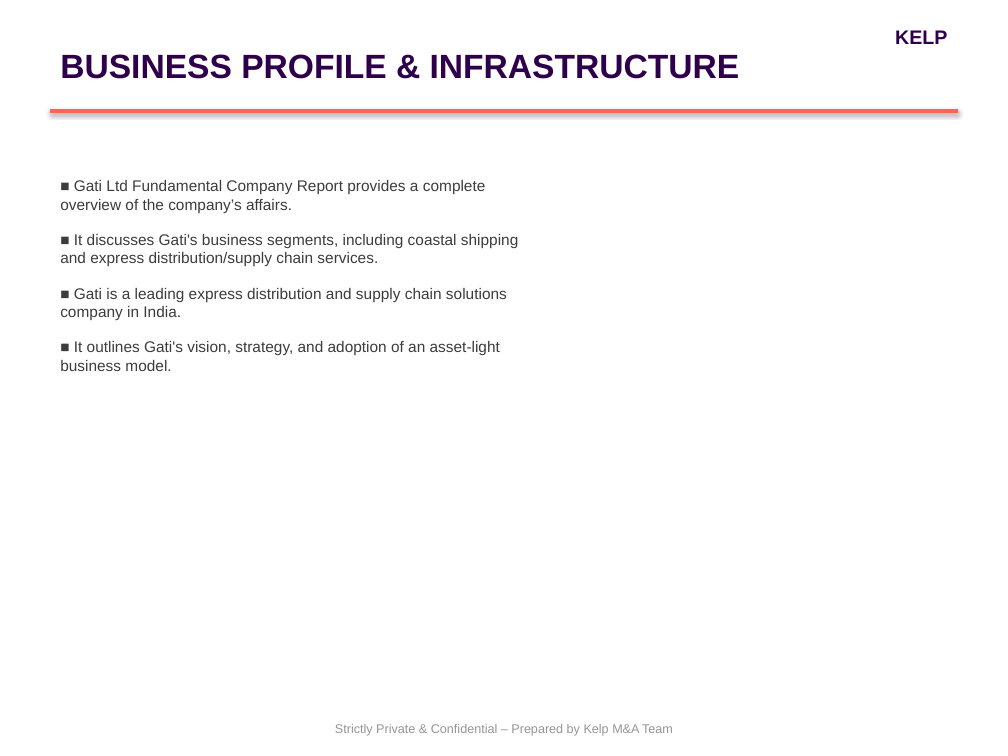
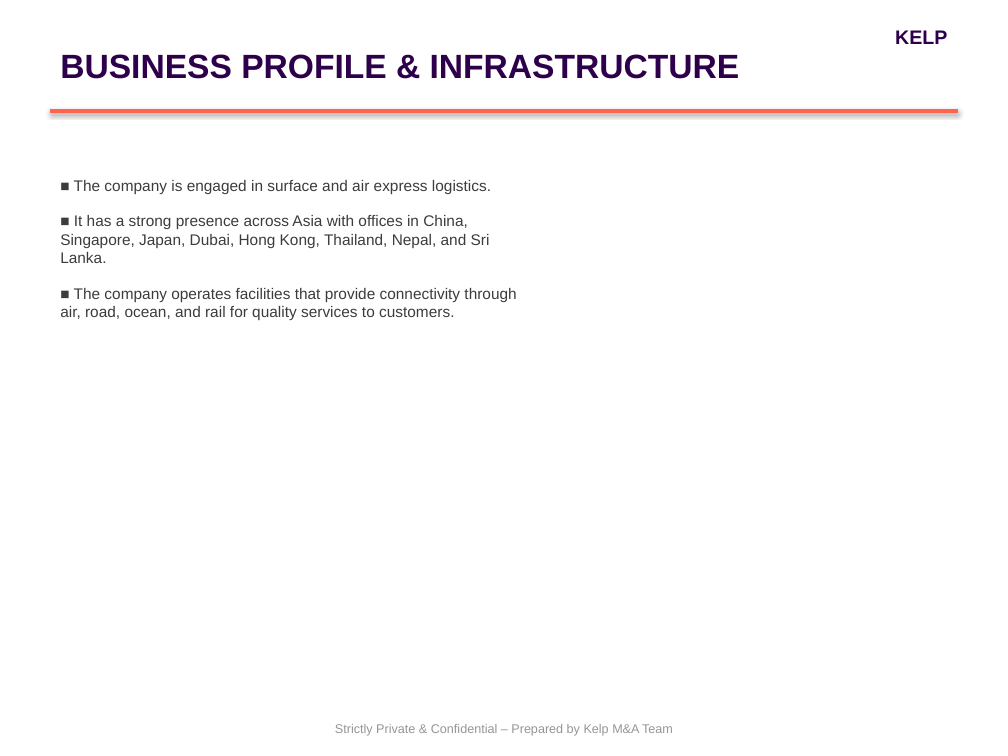
Before and after one commit to PiyushiAnand/Doc_to_PPT, a slide deck: slide 2 of Blind_Teaser_Gati_Final.pptx. Drawn at 1008x756 pixels with LibreOffice and Linux fonts; fonts in the diff are those of the drawing. Boxes give left, top, right and bottom in pixels: in the first picture for what was removed or moved away, otherwise in the second. Text is boxed around its words. In the diff, an @@ line names an element or a change of style, - is before the commit and + after.

```diff
--- a/Blind_Teaser_Gati_Final.pptx
+++ b/Blind_Teaser_Gati_Final.pptx
@@ text at [60,180,516,320]: text changed @@
-■ Gati Ltd Fundamental Company Report provides a complete overview of the company’s affairs.
-■ It discusses Gati's business segments, including coastal shipping and express distribution/supply chain services.
-■ Gati is a leading express distribution and supply chain solutions company in India.
-■ It outlines Gati's vision, strategy, and adoption of an asset-light business model.
+■ The company is engaged in surface and air express logistics.
+■ It has a strong presence across Asia with offices in China, Singapore, Japan, Dubai, Hong Kong, Thailand, Nepal, and Sri Lanka.
+■ The company operates facilities that provide connectivity through air, road, ocean, and rail for quality services to customers.
```
Also in this commit, not shown: 2 other slides changed, 9 other files.
